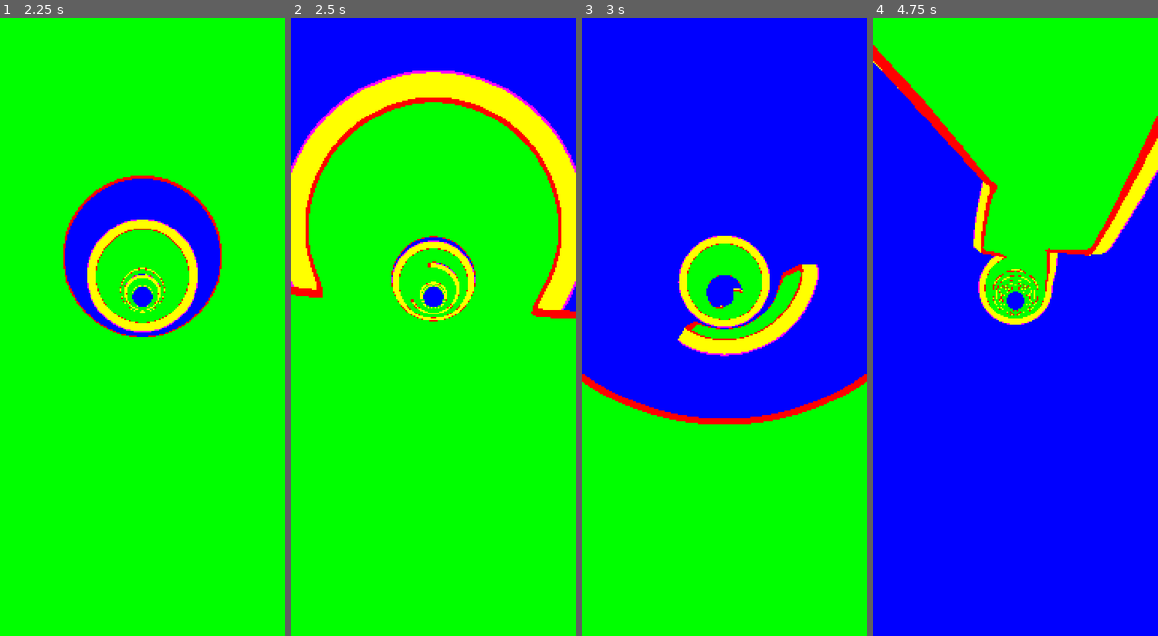
Above: before the commit, frames 1-4 (left to right).
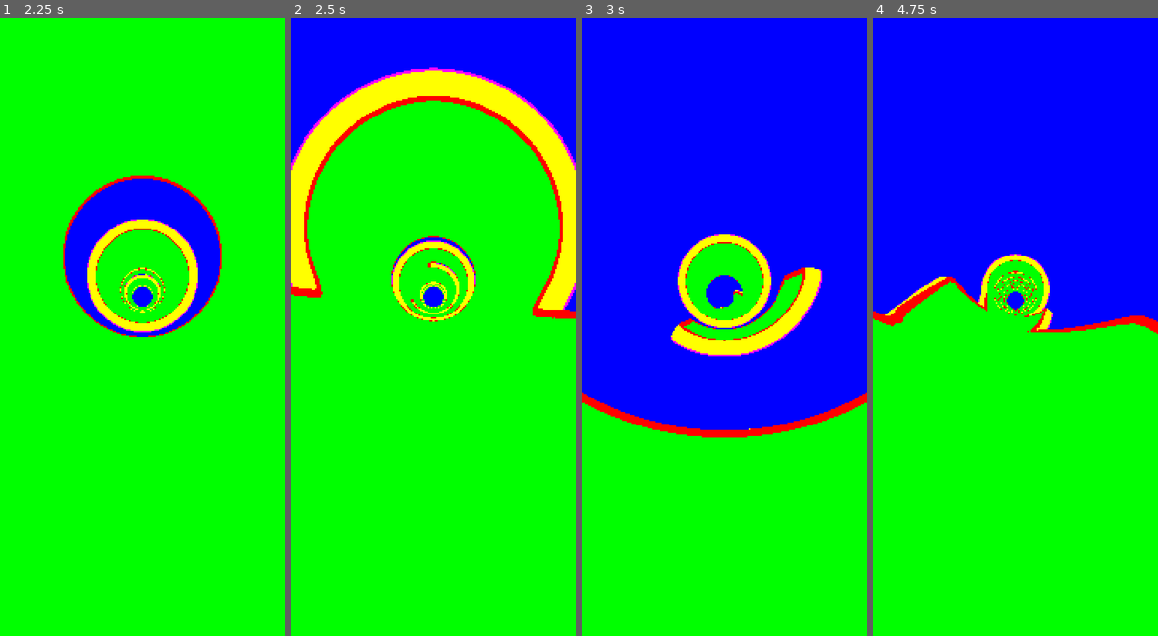
Above: after the commit, the same moments.

Repository: NixoSM/3D-gazer
Game: Godot game, scene res://tools/visual_audit.tscn
Same seed, same stepped clock (60 frames per second), same inputs: the game is played once before the commit and once after it. This scene is started directly instead of the project's main scene.
Inputs (mouse positions are in pixels of both pictures, inside the frame that each line leads up to):
- Up to frame 1 (2.25 s): tap Enter at 0.5 s; move the mouse to (205, 296) at 0.52 s; hold D (tilt_right) 0.53-1.25 s; hold S (smash) 0.53-1.25 s; click (205, 296) at 0.67 s; tap Space (jump_big) at 0.77 s; drag from (85, 357) to (128, 450) at 1.27 s; move the mouse to (171, 191) at 2.02 s; hold D (tilt_right) from 2.03 s (still down); hold S (smash) from 2.03 s (still down); tap Z at 2.1 s
- Up to frame 2 (2.5 s): keep holding D (tilt_right); keep holding S (smash)
- Up to frame 3 (3 s): release D (tilt_right) at 2.75 s; release S (smash) at 2.75 s; drag from (710, 450) to (639, 234) at 2.77 s
- Up to frame 4 (4.75 s): move the mouse to (1101, 419) at 3.52 s; hold A (tilt_left) 3.53-4.25 s; hold S (smash) 3.53-4.25 s; tap O at 3.6 s; tap Space (jump_big) at 3.77 s; drag from (930, 234) to (972, 172) at 4.27 s

Frame 1 is identical in both runs. In frame 2, 1.4% of the frame differs, in the area x 0-100%, y 8-50%; in frame 3, 5.1%; in frame 4, 83%, in the area x 0-100%, y 0-100%.

Commit message:
Smash onto hole edges: catch the lip or drop in, no pinball
A dive that came down beside a hole bounced off the lip at 35-40 m/s:
pops up to 3.3 m high (median 1.15 m on far edges), sideways flings up to
25 m/s, and the outcome often hung on how the frame was split. Swept
57k dives over 8 edge kinds (tools/stress_edges.gd).

- A dive is judged where the ball reaches floor level. Centre within
  smash_edge_catch (0.21 m, half the radius) of the edge: the smash lands
  on the lip (ball set onto it) and bounces. Further out: it drops in,
  clear of the lip. Racing onto a far edge counts where the ball will be
  once it has sunk the catch depth.
- A lost ball no longer hops back up out of a hole (rebound <= 2 m/s).
- Airborne and falling balls near the shell move in slices of <= 6 cm,
  so contacts happen where the ball really touches.

Co-Authored-By: Claude Opus 5.5 <noreply@anthropic.com>
Claude-Session: https://claude.ai/code/session_01RfpSkV6dBWNv2h8FQNwey9

Diff:
--- a/src/core/ball_simulation.gd
+++ b/src/core/ball_simulation.gd
@@ -54,6 +54,10 @@
 const LOST_DEPTH := 0.02
 ## A wall contact whose normal points less "up" than this is a crash, not a pop.
 const POP_NORMAL := 0.5
+## Fastest (m/s) a lost ball may rebound upwards off the walls of a cut.
+const LOST_REBOUND := 2.0
+## Longest move (m) of one collision slice near the shell.
+const MAX_SLICE := 0.06
 
 
 class SimEvent:
@@ -209,11 +213,37 @@
 ## Advances the simulation by `dt` seconds. Returns what happened.
 func step(dt: float, input: InputFrame) -> Array[SimEvent]:
 	var events: Array[SimEvent] = []
+	# Near the shell a fast ball (a smash dive moves ~0.3 m a step) is moved
+	# in small slices, so it meets an edge where it really touches it, not
+	# wherever the step happened to end: otherwise the same smash could pop,
+	# crash or land depending only on frame timing.
+	var slices := _slices_for(dt)
+	if slices == 1:
+		_step_once(dt, input, events)
+		return events
+	var rest := InputFrame.new(input.tilt)
+	rest.holding = input.holding
+	for i in slices:
+		_step_once(dt / slices, input if i == 0 else rest, events)
+	return events
+
+
+func _slices_for(dt: float) -> int:
+	if phase not in [Phase.AIRBORNE, Phase.FALLING]:
+		return 1
+	var travel := Vector3(forward_speed * 0.25, lateral_speed, vertical_speed).length() * dt
+	# Only near the shell (the cut's walls go TunnelMath.WALL_THICKNESS deep).
+	if height > travel + tuning.ball_radius or height < -TunnelMath.WALL_THICKNESS - 3.0 * tuning.ball_radius - travel:
+		return 1
+	return clampi(ceili(travel / MAX_SLICE), 1, 8)
+
+
+func _step_once(dt: float, input: InputFrame, events: Array[SimEvent]) -> void:
 	time += dt
 	_tilt = clampf(input.tilt, -1.0, 1.0)
 	if phase == Phase.FROZEN:
 		_step_frozen(dt, input, events)
-		return events
+		return
 
 	_step_forward(dt)
 	_step_lateral(dt, input.tilt)
@@ -233,7 +263,6 @@
 	if phase in [Phase.ROLLING, Phase.AIRBORNE, Phase.FROZEN] and s >= level.length:
 		phase = Phase.FINISHED
 		events.append(SimEvent.new(EventType.FINISHED, s, angle))
-	return events
 
 
 func _step_forward(dt: float) -> void:
@@ -334,17 +363,19 @@
 	if _over_void():
 		# No floor under the centre: the ball keeps dropping, and only the
 		# edges of the cut can stop it.
+		if smash_stage == 2:
+			# A dive is judged where the ball comes down to floor level, not
+			# where its curve first grazes the lip (a hundredth of a second
+			# earlier, often still short of a far edge it is racing onto).
+			if height <= 0.0:
+				_dive_meets_edge(events)
+			return
 		var before := _velocity()
 		var contact := _collide_with_shell()
 		if contact != Vector3.ZERO and contact.z < POP_NORMAL:
 			# Side-on into the edge of the cut: a crash, the run is over.
 			_lose(events)
 			_report_bump(before, events)
-		elif contact != Vector3.ZERO and smash_stage == 2:
-			# The dive clipped the edge of the cut and popped off it: that
-			# was its impact, so the next landing is an ordinary one (it
-			# must not be a hit-stop and a speed-up out of nowhere).
-			smash_stage = 0
 		elif height + tuning.ball_radius < -LOST_DEPTH:
 			_lose(events)
 		return
@@ -382,6 +413,59 @@
 		_time_since_landing = 0.0
 		_landing_resolved = false
 		_landed_from_jump = from_jump
+
+
+## A smash dive comes down to floor level with its centre over the void.
+## No pinball: at 35-40 m/s a bounce off the lip threw the ball metres up or
+## flung it sideways at up to 25 m/s, and which one happened hung on the
+## exact frame. The rule is plain instead: if the centre is within
+## tuning.smash_edge_catch of the edge, the smash lands on the lip (the
+## ball is set onto it and bounces as from any floor); further out it
+## misses, and drops into the hole clear of the lip, stopped by the wall
+## it was heading for rather than bounced up off its corner.
+func _dive_meets_edge(events: Array[SimEvent]) -> void:
+	var d := level.floor_distance(s, angle)
+	var r := level.tunnel_radius
+	# Racing onto a far edge: where will the ball be by the time it has
+	# sunk the catch depth? If that is on the lip, the smash caught it.
+	var sink_time := tuning.smash_edge_catch / maxf(-vertical_speed, 1.0)
+	var ahead_s := s + forward_speed * sink_time
+	var ahead_angle := angle + lateral_speed * sink_time / r
+	var d_ahead := level.floor_distance(ahead_s, ahead_angle)
+	if d_ahead > d and d_ahead >= -tuning.smash_edge_catch:
+		s = ahead_s
+		angle = TunnelMath.wrap_angle_positive(ahead_angle)
+		d = d_ahead
+	var towards_floor := _floor_gradient()
+	if d < -tuning.smash_edge_catch:
+		var clear := tuning.ball_radius + 0.01
+		if -d < clear:
+			var away := clear + d
+			s -= towards_floor.x * away
+			angle = TunnelMath.wrap_angle_positive(angle - towards_floor.y * away / r)
+			var into := forward_speed * towards_floor.x + lateral_speed * towards_floor.y
+			if into > 0.0:
+				forward_speed -= towards_floor.x * into
+				lateral_speed -= towards_floor.y * into
+		_lose(events)
+		return
+	# Onto the lip, just inside the floor's forgiveness.
+	var shift := -d - tuning.hole_forgiveness * 0.5
+	if shift > 0.0:
+		s += towards_floor.x * shift
+		angle = TunnelMath.wrap_angle_positive(angle + towards_floor.y * shift / r)
+	var impact := -vertical_speed
+	height = 0.0
+	vertical_speed = 0.0
+	_time_unsupported = INF
+	_can_smash = false
+	smash_stage = 0
+	var landed := SimEvent.new(EventType.LANDED, s, angle)
+	landed.height = impact
+	landed.bounce = true
+	landed.chain = smash_chain
+	events.append(landed)
+	_impact(_smash_from, _smash_top, events)
 
 
 ## A swipe down in the air: coil, unless the ball is about to land anyway
@@ -453,6 +537,9 @@
 	var before := _velocity()
 	if _collide_with_shell() != Vector3.ZERO:
 		_report_bump(before, events)
+		# A lost ball may knock against the walls of the cut, but it never
+		# hops back up out of the hole: that reads as a save that was not.
+		vertical_speed = minf(vertical_speed, LOST_REBOUND)
 
 
 func _velocity() -> Vector3:
--- a/src/core/ball_tuning.gd
+++ b/src/core/ball_tuning.gd
@@ -49,6 +49,10 @@
 ## A smash started at least this share of the jump's height up counts as
 ## "from the top": a bigger hit.
 @export_range(0.0, 1.0) var smash_top_fraction: float = 0.7
+## A dive that comes down on the edge of a hole lands on the lip if the
+## ball's centre is at most this far (m) past the edge, and drops in if it
+## is further out. Half the ball's radius: most of the ball is over floor.
+@export var smash_edge_catch: float = 0.21
 ## A swipe down this long (s) after an ordinary landing still bounces.
 @export var smash_grace_time: float = 0.1
 ## Hit-stop: on impact the world freezes this long (s) before the bounce,
--- a/tests/test_smash_edge_cases.gd
+++ b/tests/test_smash_edge_cases.gd
@@ -183,3 +183,107 @@
 	e.index = index
 	e.position = position
 	return e
+
+
+# --- Smashing onto the edge of a hole -------------------------------------
+# Every permutation is swept by tools/stress_edges.gd; these pin the rule.
+
+## A level with one hole (s 100-106, 1.2 rad wide around angle 0) at `speed`.
+func edge_level(speed: float, spin: float = 0.0) -> LevelData:
+	var holes: Array[HoleData] = [HoleData.new(100.0, 6.0, 0.0, 1.2)]
+	var level := make_level(holes)
+	level.speed_ramp = 0.0
+	level.base_speed = speed
+	if spin != 0.0:
+		var keys: Array[SpinKey] = [SpinKey.new(0.0, spin)]
+		level.spin = keys
+	return level
+
+
+## A ball mid-dive that will reach floor level over (s, angle), `phase`
+## splitting the last step differently.
+func diving_at(level: LevelData, s: float, angle: float, phase: float = 0.0) -> BallSimulation:
+	var sim := BallSimulation.new(level, make_tuning())
+	var drop := 0.6 + phase * 0.33
+	var fall_time := drop / 40.0
+	sim.place(s - level.base_speed * fall_time, angle)
+	sim.phase = P.AIRBORNE
+	sim.smash_stage = 2
+	sim.last_jump_height = 2.0
+	sim._can_smash = true
+	sim._smash_from = 2.0
+	sim.height = drop
+	sim.vertical_speed = -40.0
+	return sim
+
+
+## What became of the dive: "smash" (landed and bounced), "fell", or "pop"
+## (bounced up off the edge without a smash: the old pinball).
+func dive_outcome(sim: BallSimulation) -> String:
+	for i in 120:
+		var events := sim.step(DT, InputFrame.new())
+		for e in events:
+			if e.type == E.SMASH_HIT:
+				return "smash"
+		if not sim.is_alive():
+			return "fell"
+		if sim.phase == P.AIRBORNE and sim.vertical_speed > 0.0:
+			return "pop"
+	return "other"
+
+
+func test_a_smash_that_overlaps_the_lip_enough_lands_on_it() -> void:
+	for speed in [20.0, 80.0]:
+		for past in [0.0, 0.1, 0.18]:
+			# The side edge sits at angle 0.6 rad; past = centre over the void.
+			var sim := diving_at(edge_level(speed), 103.0, 0.6 - past / 4.0)
+			assert_eq(dive_outcome(sim), "smash", "%.0f m/s, centre %.2f m past the side edge" % [speed, past])
+			assert_true(sim.is_alive())
+			assert_false(sim.level.is_hole(sim.s, sim.angle, sim.tuning.hole_forgiveness), "the ball sits on the lip")
+
+
+func test_a_smash_that_misses_the_lip_drops_in_and_stays_in() -> void:
+	for speed in [20.0, 80.0]:
+		for past in [0.3, 0.4, 0.6]:
+			var sim := diving_at(edge_level(speed), 103.0, 0.6 - past / 4.0)
+			assert_eq(dive_outcome(sim), "fell", "%.0f m/s, centre %.2f m past the side edge" % [speed, past])
+			var peak := sim.height
+			for i in 120:
+				sim.step(DT, InputFrame.new())
+				peak = maxf(peak, sim.height)
+			assert_true(peak < 0.05, "it never hops back up out of the hole (%.2f m)" % peak)
+
+
+## Racing onto the far edge: short of it by a little at floor level, but
+## the forward speed puts the ball on the lip within the catch depth.
+func test_a_fast_smash_just_short_of_the_far_edge_is_caught() -> void:
+	var sim := diving_at(edge_level(80.0), 106.0 - 0.5, 0.0)
+	assert_eq(dive_outcome(sim), "smash")
+
+
+func test_no_dive_onto_any_edge_pops_or_flings_the_ball() -> void:
+	var tuning := make_tuning()
+	for speed in [20.0, 40.0, 80.0]:
+		for spin in [0.0, 60.0]:
+			var level := edge_level(speed, spin)
+			var cap := tuning.max_lateral_speed + absf(level.spin_speed_at(0.0)) + 0.01
+			for k in range(-20, 21):
+				var past := k * 0.04
+				for target in [Vector2(103.0, 0.6 - past / 4.0), Vector2(100.0 + past, 0.0), Vector2(106.0 - past, 0.0)]:
+					var sim := diving_at(level, target.x, target.y)
+					var outcome := dive_outcome(sim)
+					assert_true(outcome != "pop", "%.0f m/s spin %.0f at %s: popped off the edge" % [speed, spin, target])
+					assert_true(absf(sim.lateral_speed) <= cap, "%.0f m/s at %s: flung sideways at %.1f m/s" % [speed, target, sim.lateral_speed])
+
+
+## Away from the catch line itself, where the ball comes down decides the
+## outcome, not how the last frame happened to be split.
+func test_an_edge_smash_does_not_depend_on_frame_timing() -> void:
+	var tuning := make_tuning()
+	for speed in [20.0, 80.0]:
+		for past in [-0.2, -0.1, 0.05, 0.12, 0.3, 0.45, 0.7]:
+			var outcomes := {}
+			for phase in 8:
+				var sim := diving_at(edge_level(speed), 103.0, 0.6 - past / 4.0, phase / 8.0)
+				outcomes[dive_outcome(sim)] = true
+			assert_eq(outcomes.size(), 1, "%.0f m/s, %.2f m past the edge: %s" % [speed, past, outcomes.keys()])
--- /dev/null
+++ b/tools/stress_edges.gd
@@ -0,0 +1,273 @@
+extends SceneTree
+## Every permutation of "smash onto the edge of a hole" (2026-11-21).
+##
+##   godot --headless --script res://tools/stress_edges.gd [-- --verbose]
+##
+## For each edge kind (near and far end of a hole, its side, a rounded
+## corner, a twisted side, a full ring, a narrow bridge between two holes),
+## the dive is aimed so the ball reaches floor level at a signed offset from
+## the edge (negative = centre over the void), at several speeds, smash
+## heights, tilts and spins, and at several sub-step phases. Each run is
+## classified, and the table shows what a player would see for each offset.
+
+const DT := 1.0 / 120.0
+const E := BallSimulation.EventType
+const P := BallSimulation.Phase
+const R := 4.0
+
+var tuning: BallTuning = load("res://resources/ball_tuning.tres")
+var verbose := false
+
+
+func _init() -> void:
+	verbose = "--verbose" in OS.get_cmdline_user_args()
+	var only := ""
+	for a in OS.get_cmdline_user_args():
+		if a.begins_with("--edge="):
+			only = a.get_slice("=", 1)
+	var totals := {}
+	for edge in ["near", "far", "side", "corner", "twisted_side", "ring_far", "bridge_0.6", "bridge_1.0"]:
+		if only != "" and edge != only:
+			continue
+		_sweep(edge, totals)
+	print("\nall edges: ", totals)
+	quit()
+
+
+## The level and the target point for an edge kind and offset (m, + = floor).
+func _setup(edge: String, offset: float) -> Dictionary:
+	var holes: Array[HoleData] = []
+	var target := Vector2.ZERO  # (s, angle)
+	match edge:
+		"near":
+			holes.append(HoleData.new(100.0, 6.0, 0.0, 1.2))
+			target = Vector2(100.0 - offset, 0.0)
+		"far":
+			holes.append(HoleData.new(100.0, 6.0, 0.0, 1.2))
+			target = Vector2(106.0 + offset, 0.0)
+		"side":
+			holes.append(HoleData.new(100.0, 6.0, 0.0, 1.2))
+			target = Vector2(103.0, 0.6 + offset / R)
+		"corner":
+			holes.append(HoleData.new(100.0, 6.0, 0.0, 1.2))
+			# Along the diagonal out of the rounded corner at (100, 0.6).
+			var c := HoleData.CORNER_RADIUS
+			var centre := Vector2(100.0 + c, 0.6 * R - c)
+			var out := centre + Vector2(-1.0, 1.0).normalized() * (c + offset)
+			target = Vector2(out.x, out.y / R)
+		"twisted_side":
+			holes.append(HoleData.new(100.0, 8.0, 0.0, 1.2, 0.08))
+			var s := 104.0
+			var h := holes[0]
+			var slope := h.twist * R
+			var slant := 1.0 / sqrt(1.0 + slope * slope)
+			target = Vector2(s, h.center_at(s) + 0.6 + offset / R / slant)
+		"ring_far":
+			holes.append(HoleData.new(100.0, 4.0, 0.0, TAU))
+			target = Vector2(104.0 + offset, 0.0)
+		"bridge_0.6", "bridge_1.0":
+			# Two holes side by side with a strip of floor between them,
+			# running along the tunnel: the ball smashes across the strip.
+			var width := float(edge.get_slice("_", 1))
+			var half := width * 0.5 / R
+			holes.append(HoleData.new(100.0, 8.0, -half - 0.5, 1.0))
+			holes.append(HoleData.new(100.0, 8.0, half + 0.5, 1.0))
+			# offset = distance of the centre from the strip's edge, inwards +.
+			target = Vector2(104.0, -half + offset / R)
+	var level := TestCase.make_level(holes)
+	level.speed_ramp = 0.0
+	level.tunnel_radius = R
+	return {"level": level, "target": target}
+
+
+func _sweep(edge: String, totals: Dictionary) -> void:
+	print("\n== %s ==" % edge)
+	var offsets := []
+	for i in range(-16, 17):
+		offsets.append(i * 0.05)
+	var rows := []
+	var by_d := {}
+	var pop_peaks := []
+	var flips := 0
+	var configs := 0
+	for offset in offsets:
+		var counts := {}
+		for speed in [20.0, 40.0, 80.0]:
+			for strength in [0.0, 0.5, 1.0]:
+				for tilt in [0.0, 1.0, -1.0]:
+					for spin in [0.0, 60.0]:
+						var seen := {}
+						for phase in 4:
+							var setup := _setup(edge, offset)
+							var level: LevelData = setup.level
+							level.base_speed = speed
+							if spin > 0.0:
+								var keys: Array[SpinKey] = [SpinKey.new(0.0, spin)]
+								level.spin = keys
+							var result := _dive(level, setup.target, strength, tilt, phase)
+							var bin := clampi(int(round(result.d / 0.05)), -16, 16)
+							if not by_d.has(bin):
+								by_d[bin] = {}
+							by_d[bin][result.kind] = by_d[bin].get(result.kind, 0) + 1
+							if result.kind.begins_with("pop"):
+								pop_peaks.append(result.pop)
+							totals[result.kind] = totals.get(result.kind, 0) + 1
+							seen[result.kind] = true
+							if false:
+								print("    o=%+.2f v=%.0f str=%.1f tilt=%+.0f spin=%.0f phase=%d: %s" % [offset, speed, strength, tilt, spin, phase, result.detail])
+						configs += 1
+						if seen.size() > 1:
+							flips += 1
+	var bins := by_d.keys()
+	bins.sort()
+	print("  floor distance of the ball's centre where it reaches floor level (- = over the void):")
+	for b in bins:
+		print("  %+.2f m  %s" % [b * 0.05, _fmt(by_d[b])])
+	if not pop_peaks.is_empty():
+		pop_peaks.sort()
+		print("  pops: %d, height median %.2f m, max %.2f m" % [pop_peaks.size(), pop_peaks[pop_peaks.size() / 2], pop_peaks[-1]])
+	print("  configs whose outcome changes with the sub-step phase alone: %d of %d" % [flips, configs])
+
+
+func _fmt(counts: Dictionary) -> String:
+	var keys := counts.keys()
+	keys.sort()
+	var parts := []
+	for k in keys:
+		parts.append("%s %d" % [k, counts[k]])
+	return ", ".join(parts)
+
+
+## Jumps, smashes at the top, and aims the dive so the ball reaches floor
+## level over `target`. Returns {kind, detail}.
+func _dive(level: LevelData, target: Vector2, strength: float, tilt: float, phase: int) -> Dictionary:
+	var aim := _dive_offset(level, strength, tilt, phase)
+	var sim := BallSimulation.new(level, tuning)
+	sim.place(20.0)
+	sim.step(DT, InputFrame.new(tilt, strength))
+	while sim.vertical_speed > 0.0:
+		sim.step(DT, InputFrame.new(tilt))
+	for i in phase:
+		sim.step(DT, InputFrame.new(tilt))
+	var dived := false
+	var events := sim.step(DT, InputFrame.new(tilt, -1.0, true))
+	for i in 20:
+		for e in events:
+			if e.type == E.SMASH_DIVED:
+				dived = true
+		if dived:
+			break
+		events = sim.step(DT, InputFrame.new(tilt))
+	sim.s = target.x - aim.x
+	sim.angle = TunnelMath.wrap_angle_positive(target.y - aim.y)
+	var contact := false
+	var popped := false
+	var pop_peak := 0.0
+	var smashed := false
+	var smashed_over_void := false
+	var max_jump := 0.0
+	var prev_s := sim.s
+	var prev_a := sim.angle
+	var max_teleport := 0.0
+	var shove_step := -1
+	var shove_phase := ""
+	var landed_after_pop := ""
+	var d_at_floor := INF
+	var fell_and_rose := false
+	for i in 300:
+		var f := InputFrame.new(tilt)
+		var v_s := sim.forward_speed
+		var v_l := sim.lateral_speed
+		var phase_before := sim.phase
+		var evs := sim.step(DT, f)
+		# Movement beyond what the speeds explain: the collision pushed it.
+		var push := Vector2(sim.s - prev_s - v_s * DT, TunnelMath.angle_difference(prev_a, sim.angle) * R - v_l * DT).length()
+		if sim.phase != P.FROZEN and phase_before != P.FROZEN and push > max_teleport:
+			max_teleport = push
+			shove_step = i
+			shove_phase = "%s->%s" % [P.keys()[phase_before], P.keys()[sim.phase]]
+		if d_at_floor == INF and (sim.height <= 0.0 or sim.phase != P.AIRBORNE):
+			d_at_floor = level.floor_distance(sim.s, sim.angle)
+		prev_s = sim.s
+		prev_a = sim.angle
+		for e in evs:
+			if e.type == E.SMASH_HIT:
+				smashed = true
+				smashed_over_void = level.is_hole(e.s, e.angle, 0.0)
+			if e.type == E.BUMPED:
+				contact = true
+		if not smashed and sim.phase == P.AIRBORNE and sim.vertical_speed > 0.0 and not popped and i > 0:
+			popped = true
+		if popped and not smashed:
+			pop_peak = maxf(pop_peak, sim.height)
+		if not sim.is_alive():
+			# Watch it drop: does it hop back up out of the hole?
+			var low := sim.height
+			var rise := 0.0
+			for j in 60:
+				sim.step(DT, InputFrame.new())
+				low = minf(low, sim.height)
+				rise = maxf(rise, sim.height - low)
+			if rise > 0.15:
+				fell_and_rose = true
+			break
+		if smashed and sim.phase == P.AIRBORNE and sim.smash_chain >= 1 and sim.vertical_speed < 0.0:
+			break
+		if popped and sim.phase == P.ROLLING:
+			landed_after_pop = "lands"
+			break
+	var kind := ""
+	if smashed:
+		kind = "smash" + ("_over_void" if smashed_over_void else "")
+		if not sim.is_alive():
+			kind += "_then_fell"
+	elif popped:
+		kind = "pop_then_" + ("fell" if not sim.is_alive() else ("lands" if landed_after_pop != "" else "airborne"))
+	elif not sim.is_alive():
+		kind = "fell"
+	else:
+		kind = "other"
+	if fell_and_rose:
+		kind += "+hops_out"
+	if max_teleport > 0.15:
+		kind += "+shove"
+		if verbose:
+			print("    shove %.2f at step %d phase %s, d=%.2f kind=%s" % [max_teleport, shove_step, shove_phase, d_at_floor, kind])
+	return {"kind": kind, "d": d_at_floor, "pop": pop_peak, "detail": "pop %.2f m high, shove %.2f m, lateral %.1f m/s, s %.2f" % [pop_peak, max_teleport, sim.lateral_speed, sim.s]}
+
+
+## (Δs, Δangle) from the start of the dive to the first step at or below
+## floor level, on a level with no holes (the air part does not depend on
+## the floor).
+var _aim_cache := {}
+func _dive_offset(level: LevelData, strength: float, tilt: float, phase: int) -> Vector2:
+	var key := "%s/%s/%s/%s/%s" % [level.base_speed, level.spin_at(0.0), strength, tilt, phase]
+	if _aim_cache.has(key):
+		return _aim_cache[key]
+	var flat := TestCase.make_level()
+	flat.base_speed = level.base_speed
+	flat.speed_ramp = 0.0
+	flat.spin = level.spin
+	var sim := BallSimulation.new(flat, tuning)
+	sim.place(20.0)
+	sim.step(DT, InputFrame.new(tilt, strength))
+	while sim.vertical_speed > 0.0:
+		sim.step(DT, InputFrame.new(tilt))
+	for i in phase:
+		sim.step(DT, InputFrame.new(tilt))
+	var events := sim.step(DT, InputFrame.new(tilt, -1.0, true))
+	var dived := false
+	for i in 20:
+		for e in events:
+			if e.type == E.SMASH_DIVED:
+				dived = true
+		if dived:
+			break
+		events = sim.step(DT, InputFrame.new(tilt))
+	var s0 := sim.s
+	var a0 := sim.angle
+	while sim.phase == P.AIRBORNE:
+		sim.step(DT, InputFrame.new(tilt))
+	var result := Vector2(sim.s - s0, TunnelMath.angle_difference(a0, sim.angle))
+	_aim_cache[key] = result
+	return result
